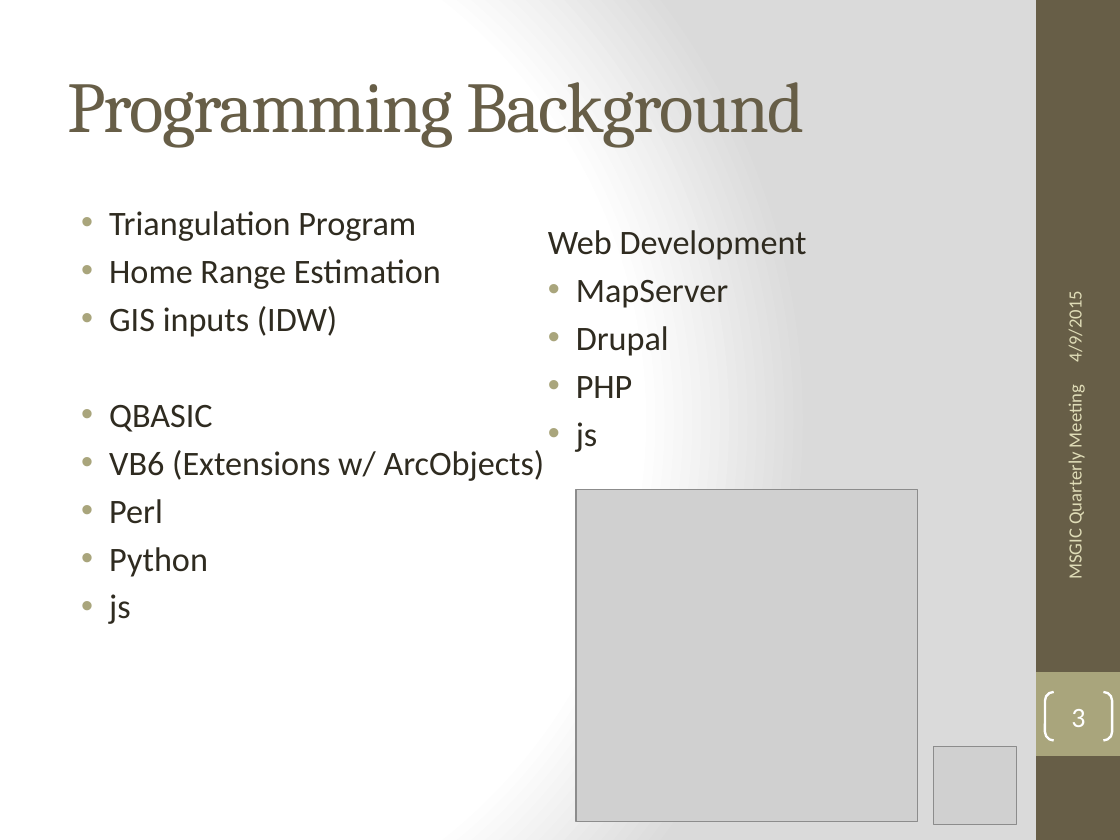
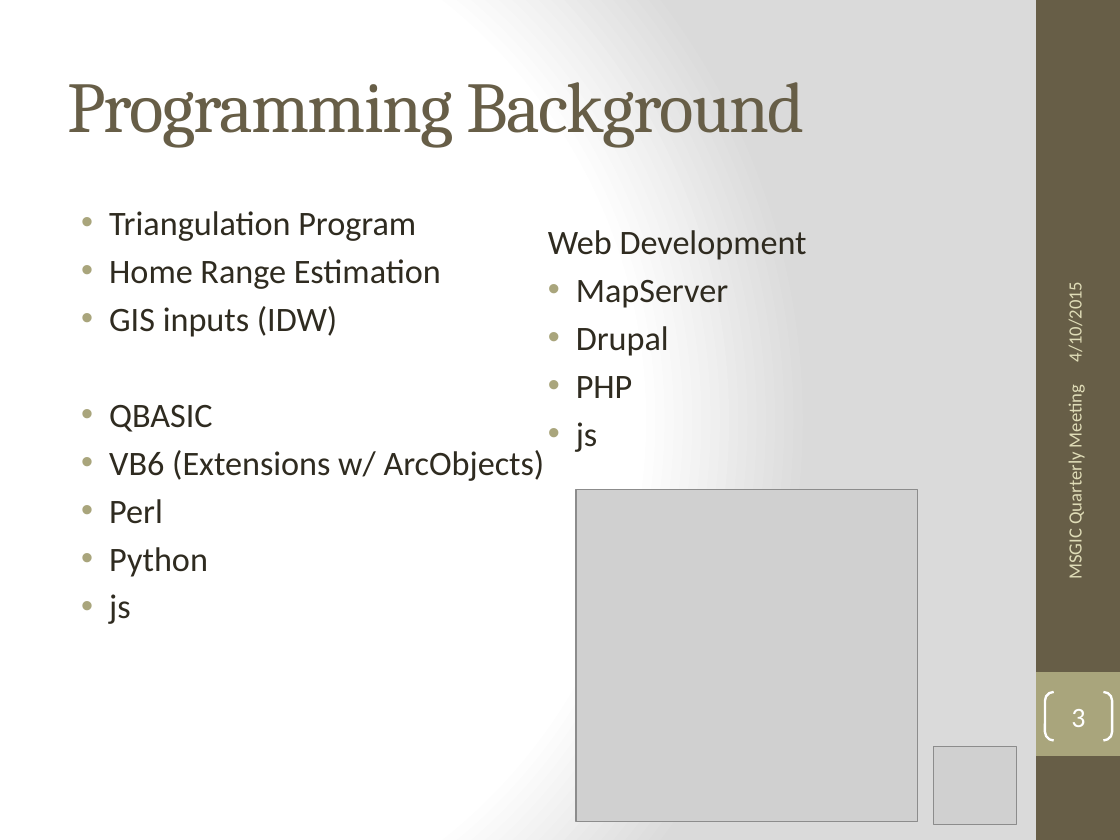
Before and after one commit to jbchurchill/current_presentations, a slide deck: slide 3 of Lessons_Learned_ESRI_javascript_API.pptx. Drawn at 1120x840 pixels with LibreOffice and Linux fonts; fonts in the diff are those of the drawing; grey boxes stand for pictures. Boxes give left, top, right and bottom in pixels: in the first picture for what was removed or moved away, otherwise in the second. Text is boxed around its words. In the diff, an @@ line names an element or a change of style, - is before the commit and + after.

```diff
--- a/Lessons_Learned_ESRI_javascript_API.pptx
+++ b/Lessons_Learned_ESRI_javascript_API.pptx
@@ text at box(1064, 291, 1087, 361): text changed @@
-4/9/2015
+4/10/2015
```
Also in this commit, not shown: 14 other slides changed, 1 other file.
